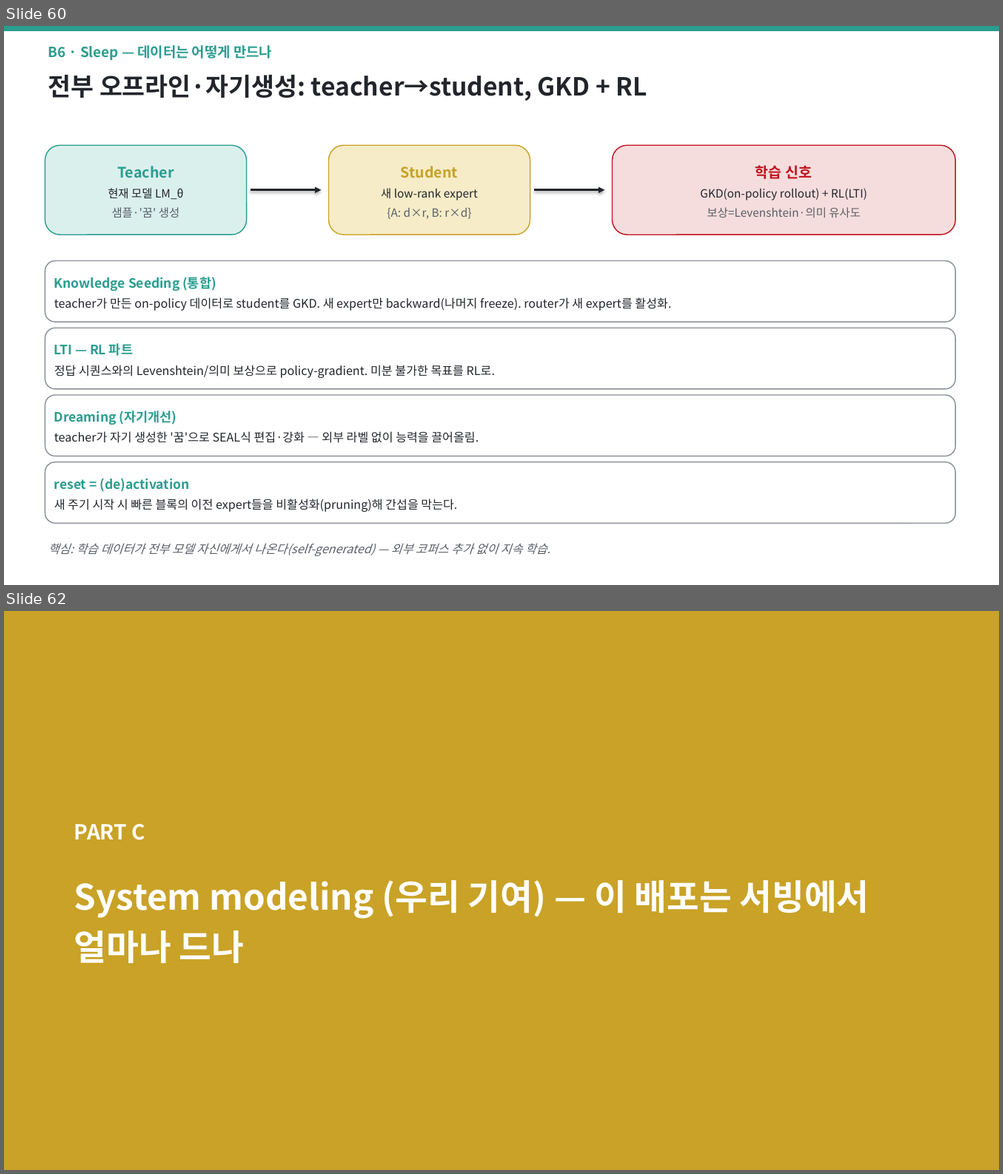
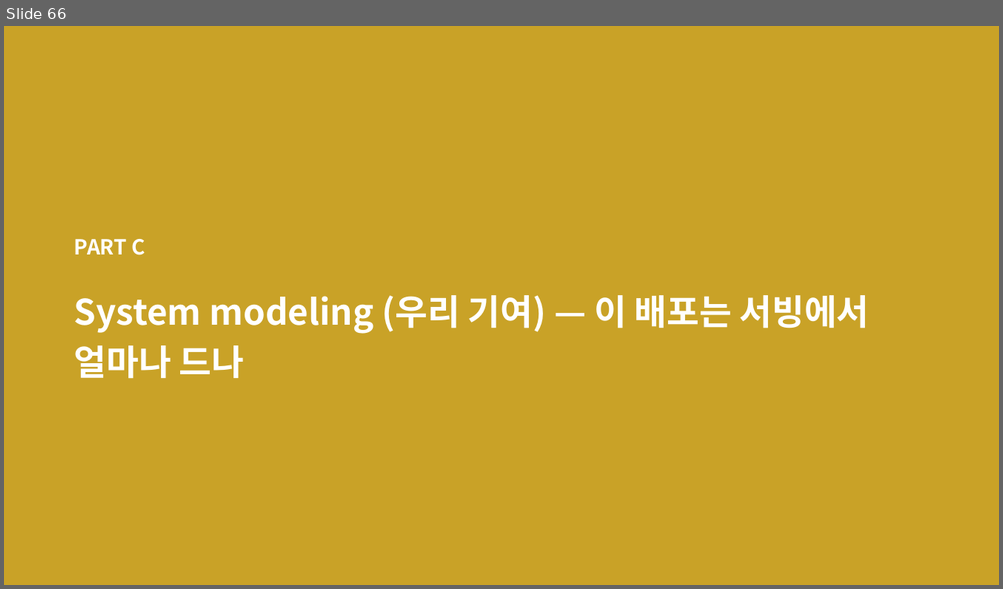
Before and after one commit to jimmylegendary/neural-memory-study, a slide deck: seminar/TTT-seminar.pptx. Shown one above the other, each under a label of ours: slides 60 and 62 before the commit, slide 66 after it; the slides between them are not shown. The pictures are 1003x1174 and 1003x589 pixels, drawn with LibreOffice and Linux fonts; fonts in the diff are those of the drawing. Boxes give left, top, right and bottom in pixels: in the first picture for what was removed or moved away, otherwise in the second. Text is boxed around its words. In the diff, an @@ line names an element or a change of style, - is before the commit and + after.

```diff
--- a/seminar/TTT-seminar.pptx
+++ b/seminar/TTT-seminar.pptx
@@ slide 60 removed at (4,26,999,585), background #FFFFFF @@
@@ rectangle removed at (4,26,999,30) @@
@@ text removed at (48,45,272,60) @@
-B6 · Sleep — 데이터는 어떻게 만드나
@@ text removed at (48,74,647,101) @@
-전부 오프라인·자기생성: teacher→student, GKD + RL
@@ rounded rectangle removed at (45,145,247,235) @@
-Teacher
-현재 모델 LM_θ
-샘플·'꿈' 생성
@@ rounded rectangle removed at (329,145,530,235) @@
-Student
-새 low-rank expert
-{A: d×r, B: r×d}
@@ rounded rectangle removed at (612,145,956,235) @@
-학습 신호
-GKD(on-policy rollout) + RL(LTI)
-보상=Levenshtein·의미 유사도
@@ arrow removed from (250, 190) to (321, 190) @@
@@ arrow removed from (534, 190) to (605, 190) @@
@@ rounded rectangle removed at (45,261,956,322) @@
-Knowledge Seeding (통합)
-teacher가 만든 on-policy 데이터로 student를 GKD. 새 expert만 backward(나머지 freeze). router가 새 expert를 활성화.
@@ rounded rectangle removed at (45,328,956,389) @@
-LTI — RL 파트
-정답 시퀀스와의 Levenshtein/의미 보상으로 policy-gradient. 미분 불가한 목표를 RL로.
@@ rounded rectangle removed at (45,395,956,457) @@
-Dreaming (자기개선)
-teacher가 자기 생성한 '꿈'으로 SEAL식 편집·강화 — 외부 라벨 없이 능력을 끌어올림.
@@ rounded rectangle removed at (45,463,956,524) @@
-reset = (de)activation
-새 주기 시작 시 빠른 블록의 이전 expert들을 비활성화(pruning)해 간섭을 막는다.
@@ text removed at (48,543,550,557) @@
-핵심: 학습 데이터가 전부 모델 자신에게서 나온다(self-generated) — 외부 코퍼스 추가 없이 지속 학습.
@@ what was slide 62 is now slide 66 @@
```
Also in this commit, not shown: 1 slide changed, 6 slides added, 1 other slide removed, 1 other file.
